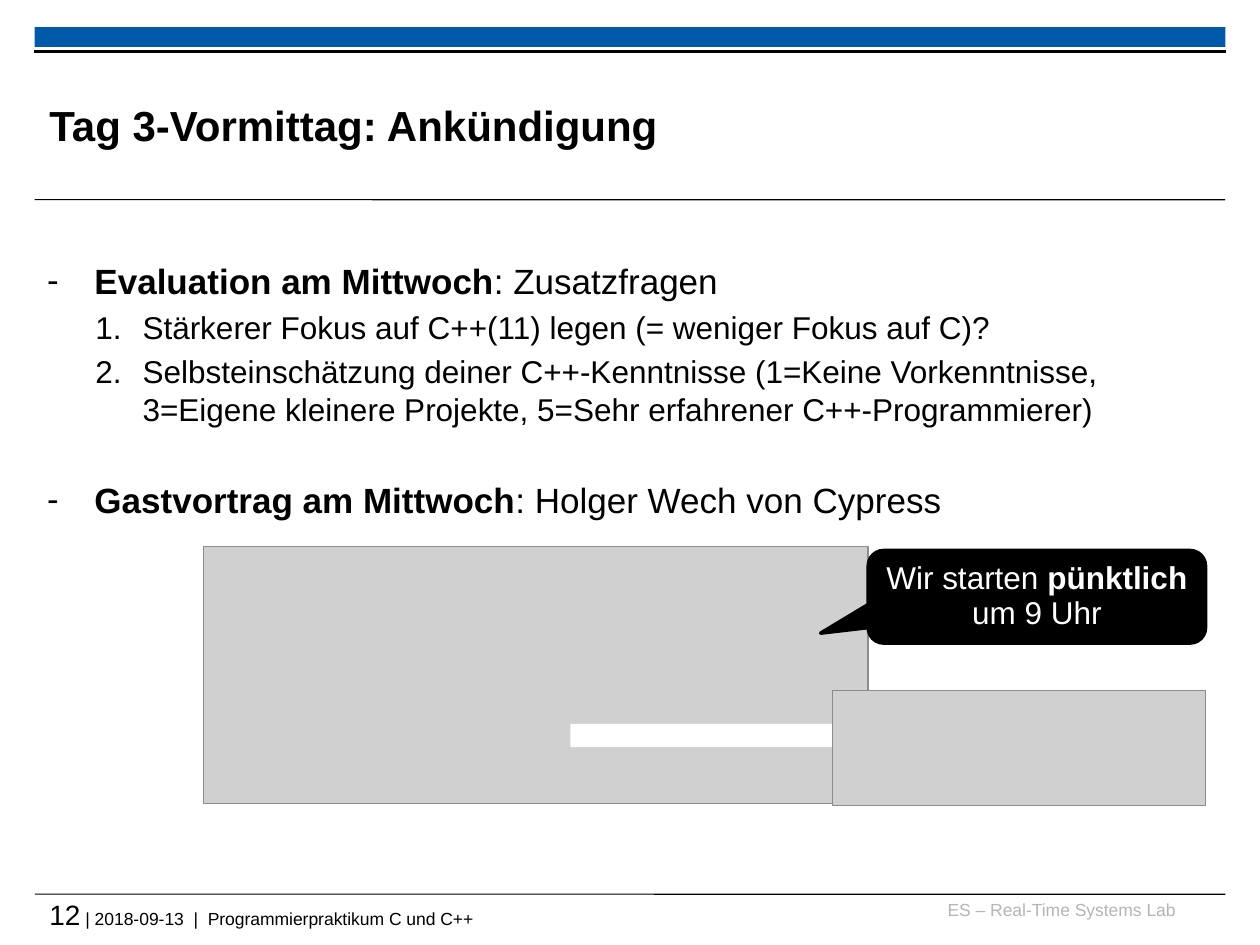
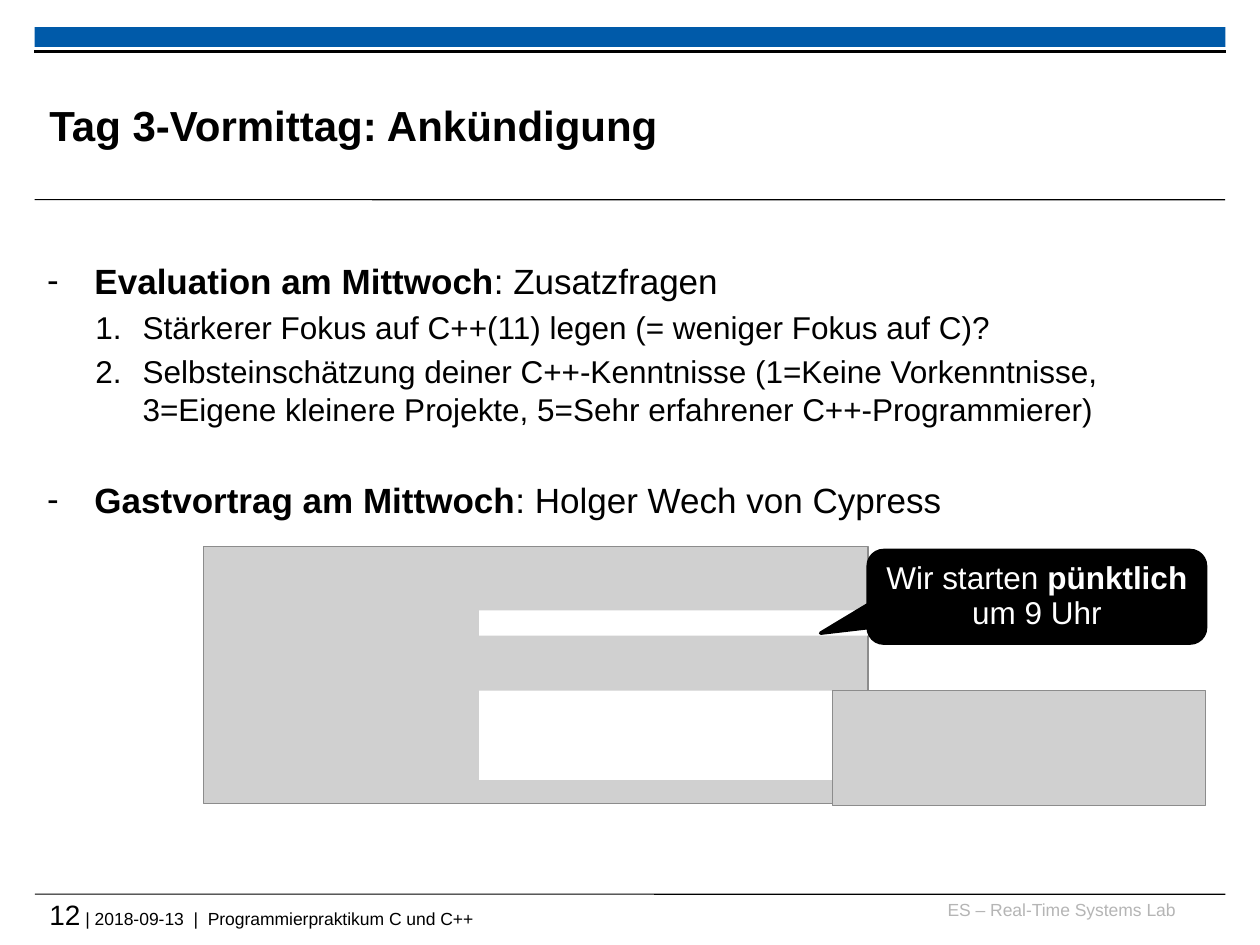
Before and after one commit to Gafielt/tud-cppp, a slide deck: slide 12 of 2018/recap_and_warmup_slides.pptx. Drawn at 1260x945 pixels with LibreOffice and Linux fonts; fonts in the diff are those of the drawing; grey boxes stand for pictures; background and template pictures are left out. Boxes give left, top, right and bottom in pixels: in the first picture for what was removed or moved away, otherwise in the second. Text is boxed around its words. In the diff, an @@ line names an element or a change of style, - is before the commit and + after.

```diff
--- a/2018/recap_and_warmup_slides.pptx
+++ b/2018/recap_and_warmup_slides.pptx
@@ rectangle added at (479, 610, 868, 635), fill #FFFFFF @@
@@ rectangle: place and size @@
-rectangle at (571, 723, 892, 747)
+rectangle at (479, 690, 868, 780)
```
Also in this commit, not shown: 1 other slide changed.
